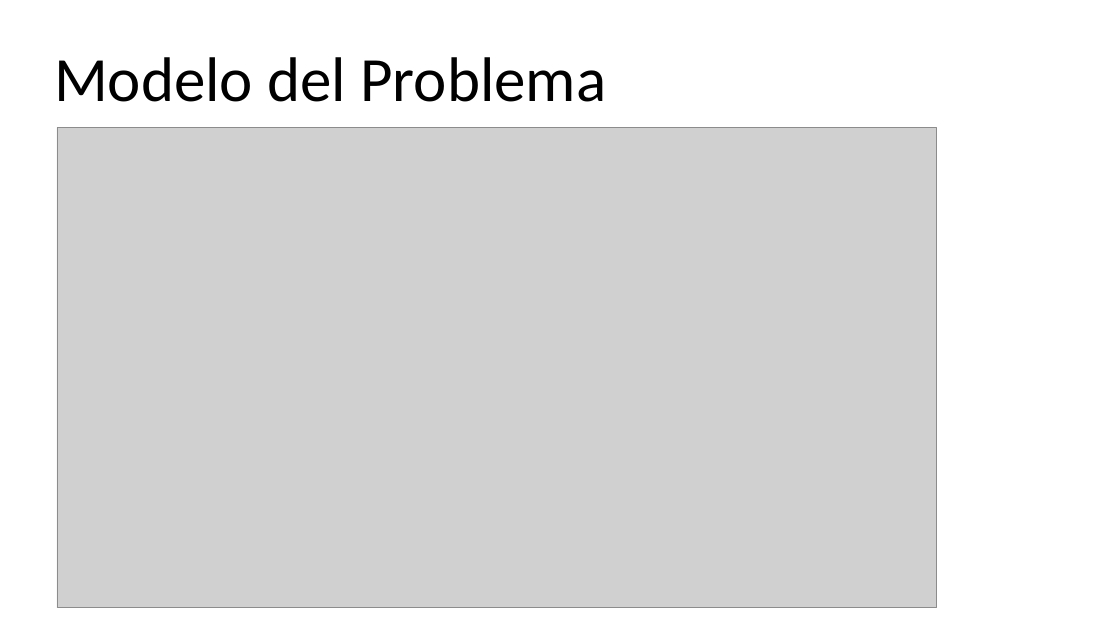
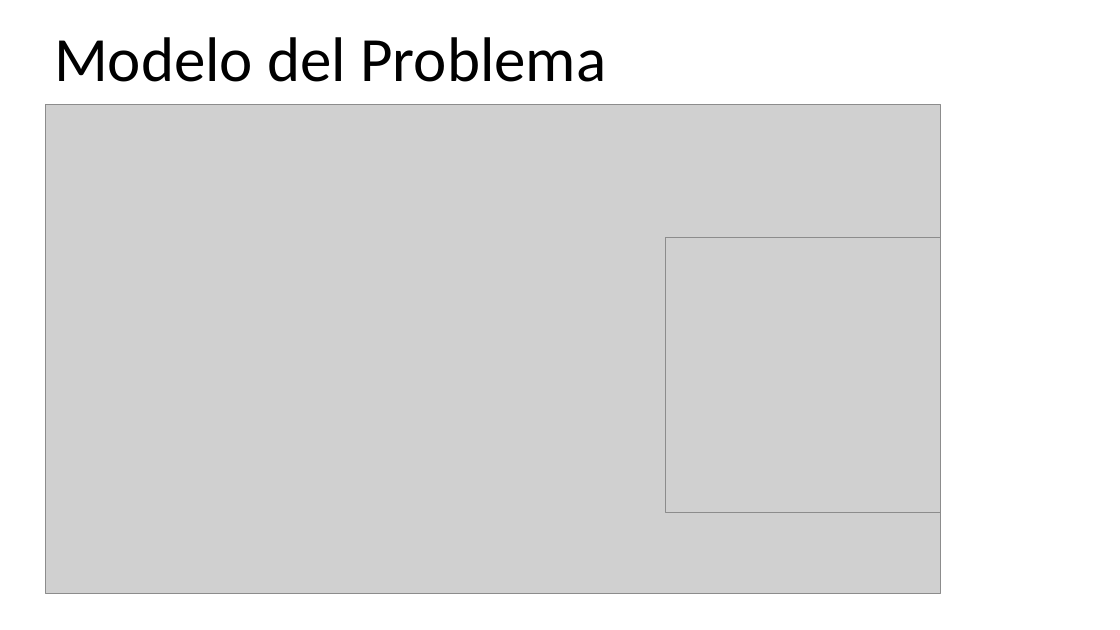
Before and after one commit to lizarragad/proyecto_modulo1, a slide deck: slide 6 of Presentación del proyecto.pptx. Drawn at 1120x630 pixels with LibreOffice and Linux fonts; fonts in the diff are those of the drawing; grey boxes stand for pictures. Boxes give left, top, right and bottom in pixels: in the first picture for what was removed or moved away, otherwise in the second. Text is boxed around its words. In the diff, an @@ line names an element or a change of style, - is before the commit and + after.

```diff
--- a/Presentación del proyecto.pptx
+++ b/Presentación del proyecto.pptx
@@ text "Modelo del Problema": place and size @@
-text "Modelo del Problema" at <box>54,57,606,102</box>
+text "Modelo del Problema" at <box>54,37,606,82</box>
@@ picture: place and size @@
-picture at <box>57,128,937,608</box>
+picture at <box>46,105,941,593</box>
@@ picture added at <box>665,238,940,513</box> @@
```
Also in this commit, not shown: 8 other slides changed, 1 other file.
